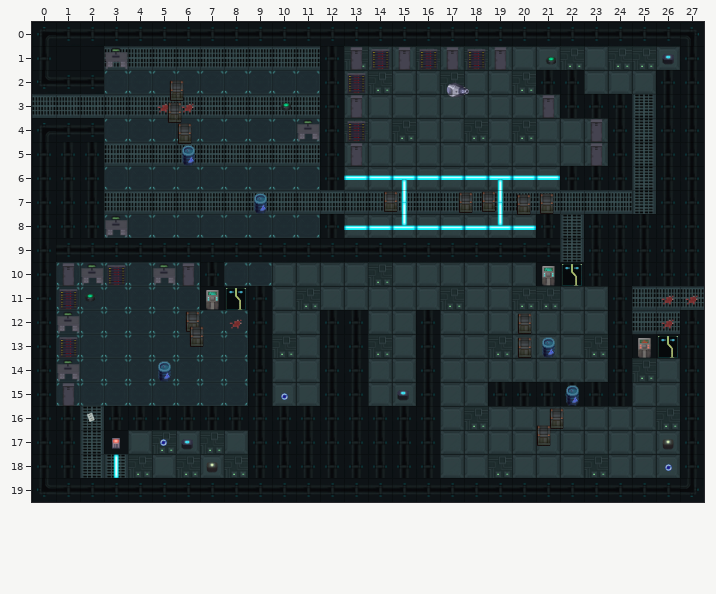
Tiled map, stored at assets/maps/Level3.tmx. The first picture shows the starting point.
Cells are 111x111 px. Shown: x 0..27, y 0..19.
Once edited:
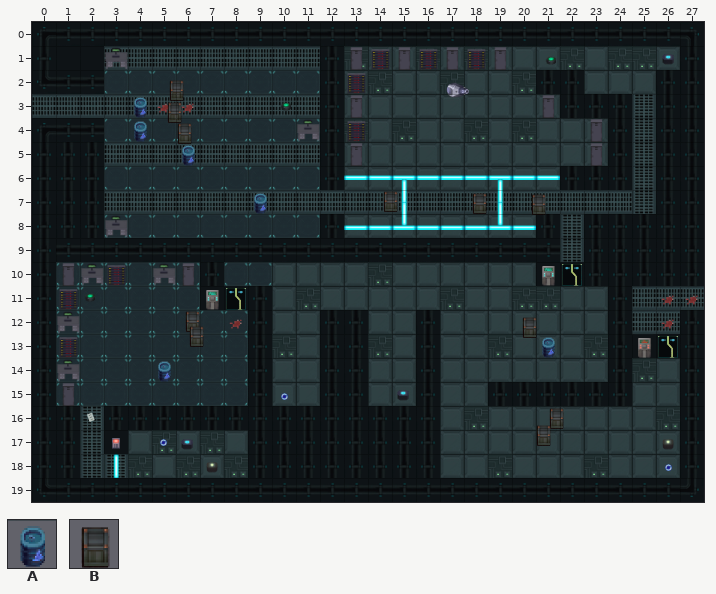
Key: from "Tilemap2": A 9, B 22.
_ is an empty cell.
Objects are placed by their top-left corner, in cells (3,4 is the top-left corner of cell 3,4); size is 1x1 cell unless given.
Edits made:
Layer "objects":
y 3..4: x 4 _ -> A
y 12..13: x 20 B -> _
y 15: x 22 A -> _
Layer "objects #2":
changed: B "Box" at 18.5,6.9 -> B "Box" at 18.1,7
changed: B "Box" at 20,7 -> B "Box" at 20.6,7
added: B "Box" at 20.2,12.2
removed: B "Box" at 17.5,6.9
removed: B "Box" at 20.9,7
